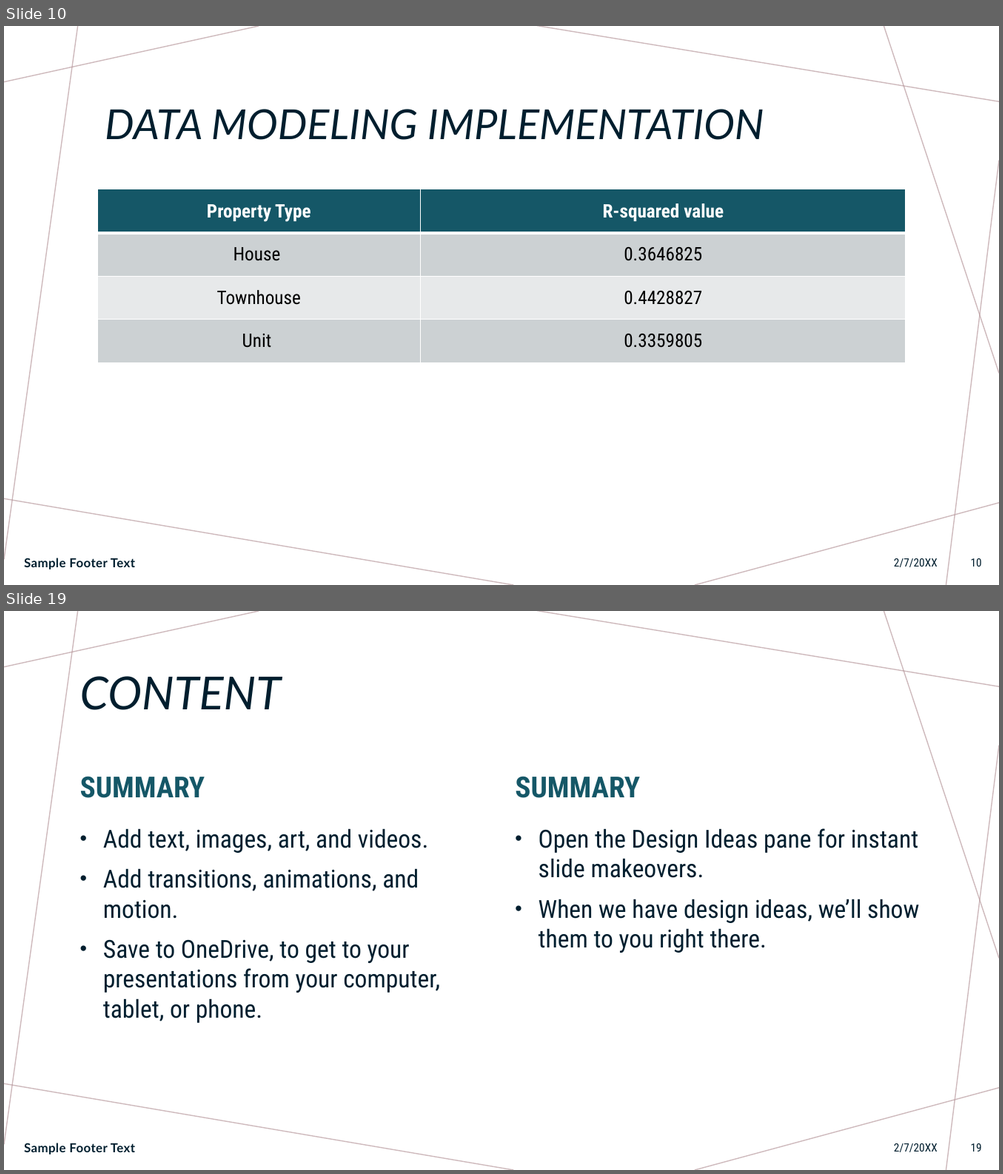
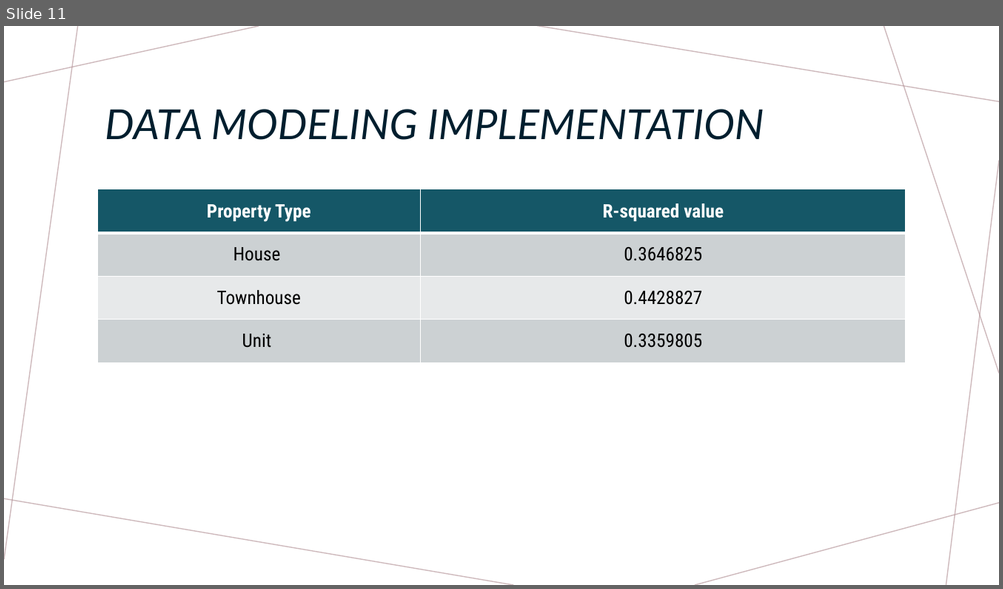
Before and after one commit to Anguyensfg/project-4, a slide deck: Project 4.pptx. Shown one above the other, each under a label of ours: slides 10 and 19 before the commit, slide 11 after it; the slides between them are not shown. The pictures are 1003x1174 and 1003x589 pixels, drawn with LibreOffice and Linux fonts; fonts in the diff are those of the drawing. Boxes give left, top, right and bottom in pixels: in the first picture for what was removed or moved away, otherwise in the second. Text is boxed around its words. In the diff, an @@ line names an element or a change of style, - is before the commit and + after.

```diff
--- a/Project 4.pptx
+++ b/Project 4.pptx
@@ slide 19 removed at <box>4,611,999,1170</box>, background #FFFFFF; not listed: 7 template elements that a slide beside it also shows @@
@@ title removed at <box>80,676,281,710</box> @@
-CONTENT
@@ text removed at <box>80,776,205,798</box> @@
-SUMMARY
@@ text removed at <box>515,776,640,798</box> @@
-SUMMARY
@@ text removed at <box>103,829,440,1023</box> @@
-• Add text, images, art, and videos.
-• Add transitions, animations, and motion.
-• Save to OneDrive, to get to your presentations from your computer, tablet, or phone.
@@ text removed at <box>538,829,919,953</box> @@
-• Open the Design Ideas pane for instant slide makeovers.
-• When we have design ideas, we’ll show them to you right there.
@@ text removed at <box>24,1143,135,1155</box> @@
-Sample Footer Text
@@ text removed at <box>893,1144,937,1153</box> @@
-2/7/20XX
@@ page number removed at <box>970,1144,982,1152</box> @@
-19
@@ what was slide 10 is now slide 11 @@
@@ slide 11 changed as well @@
@@ text removed at <box>24,558,135,570</box> @@
-Sample Footer Text
@@ text removed at <box>893,559,937,568</box> @@
-2/7/20XX
@@ page number removed at <box>970,559,982,567</box> @@
-10
```
Also in this commit, not shown: 7 other slides changed, 1 slide added, 11 other slides removed.
